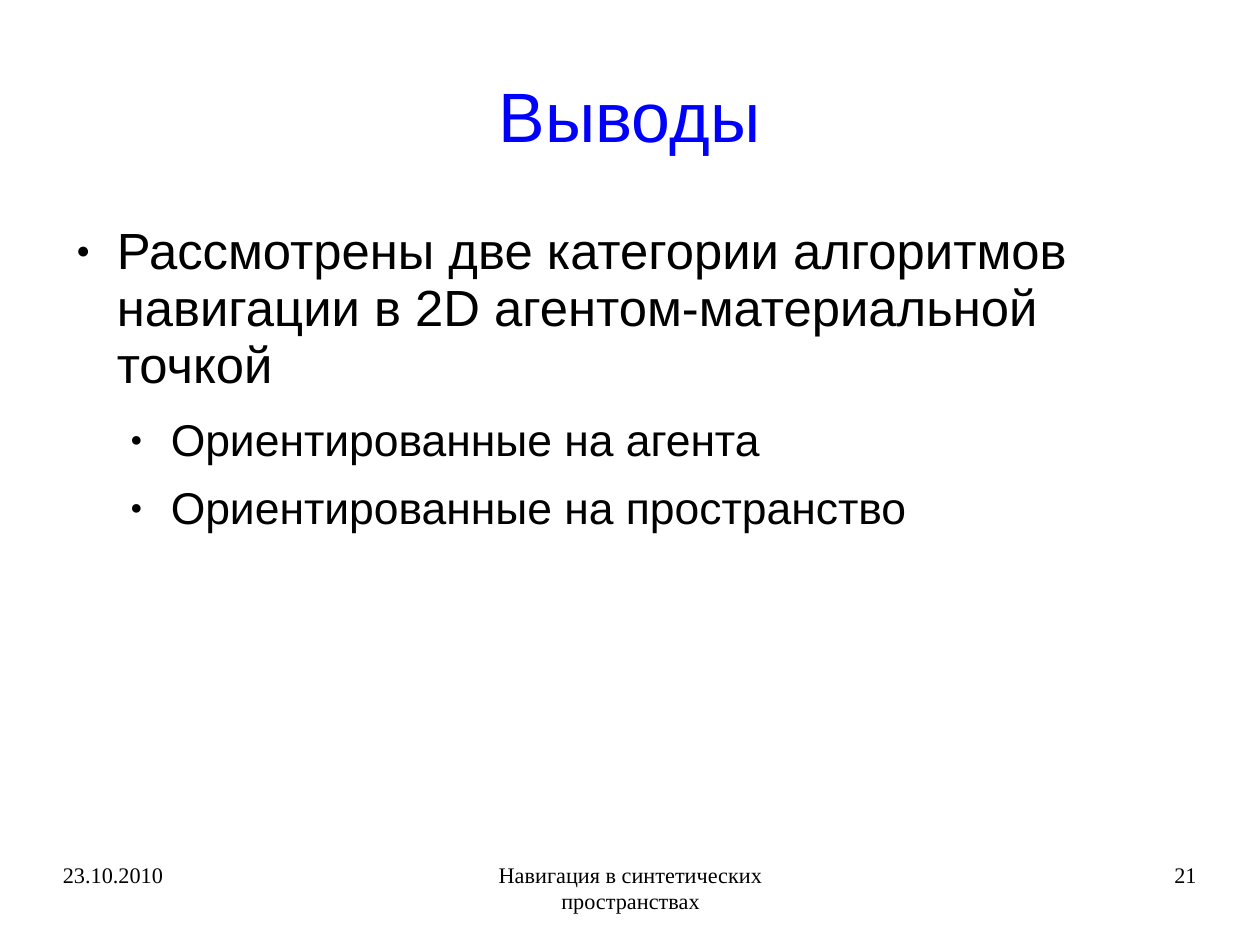
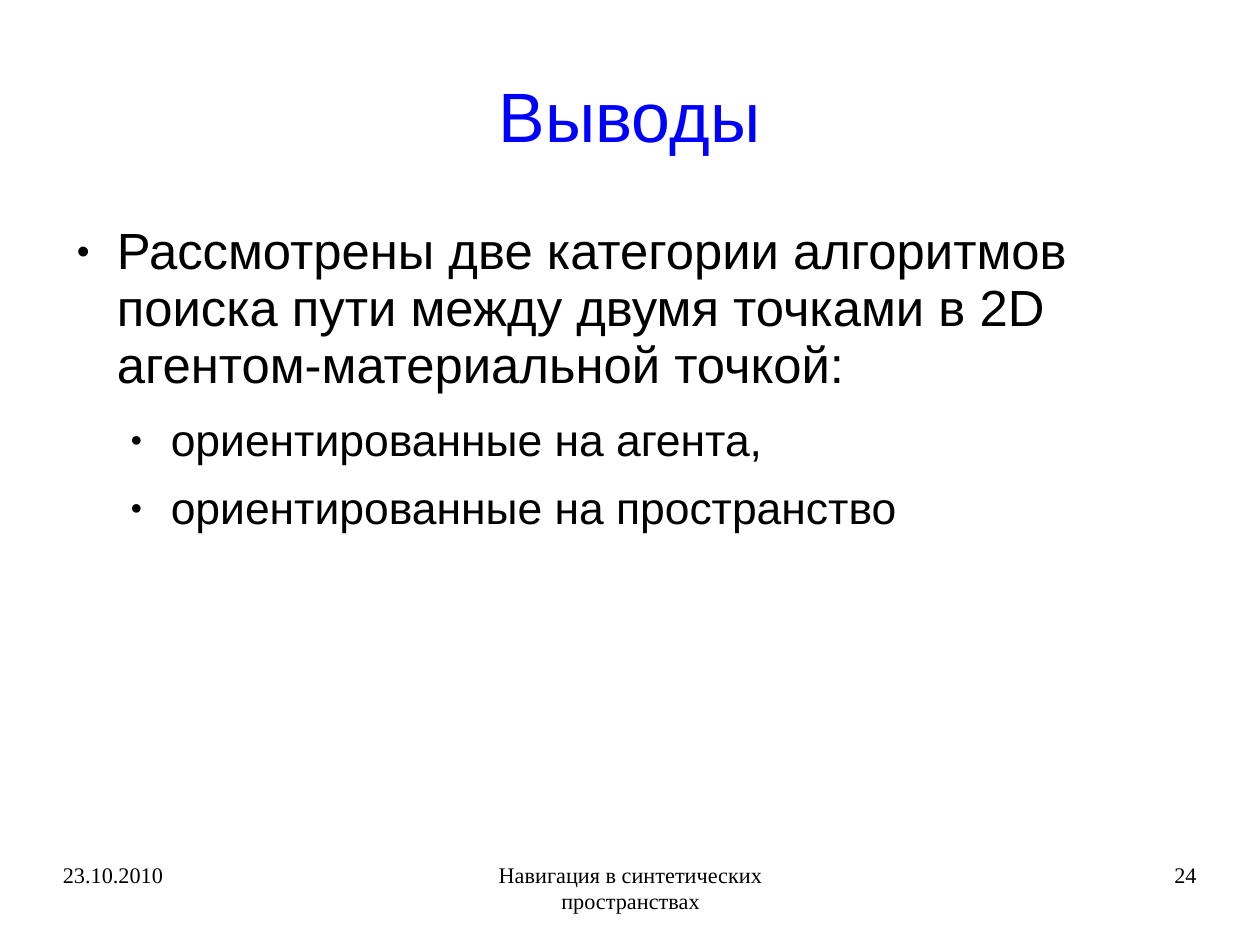
Before and after one commit to rutsky/semester09, a slide deck: slide 24 of Artificial_intelligence/Navigation_in_synthetic_space/50572_Rutsky_Navigation_in_synthetic_space.ppt (slide 21 before the commit). Drawn at 1260x945 pixels with LibreOffice and Linux fonts; fonts in the diff are those of the drawing. Boxes give left, top, right and bottom in pixels: in the first picture for what was removed or moved away, otherwise in the second. Text is boxed around its words. In the diff, an @@ line names an element or a change of style, - is before the commit and + after.

```diff
--- a/Artificial_intelligence/Navigation_in_synthetic_space/50572_Rutsky_Navigation_in_synthetic_space.ppt
+++ b/Artificial_intelligence/Navigation_in_synthetic_space/50572_Rutsky_Navigation_in_synthetic_space.ppt
@@ text at <box>117,234,1067,533</box>: text changed @@
-● Рассмотрены две категории алгоритмов навигации в 2D агентом-материальной точкой
-  ● Ориентированные на агента
-  ● Ориентированные на пространство
+● Рассмотрены две категории алгоритмов поиска пути между двумя точками в 2D агентом-материальной точкой:
+  ● ориентированные на агента,
+  ● ориентированные на пространство
@@ page number at <box>1174,868,1196,883</box>: text changed @@
-21
+24
```
Also in this commit, not shown: 19 other slides changed, 4 slides added, 2 other files.
